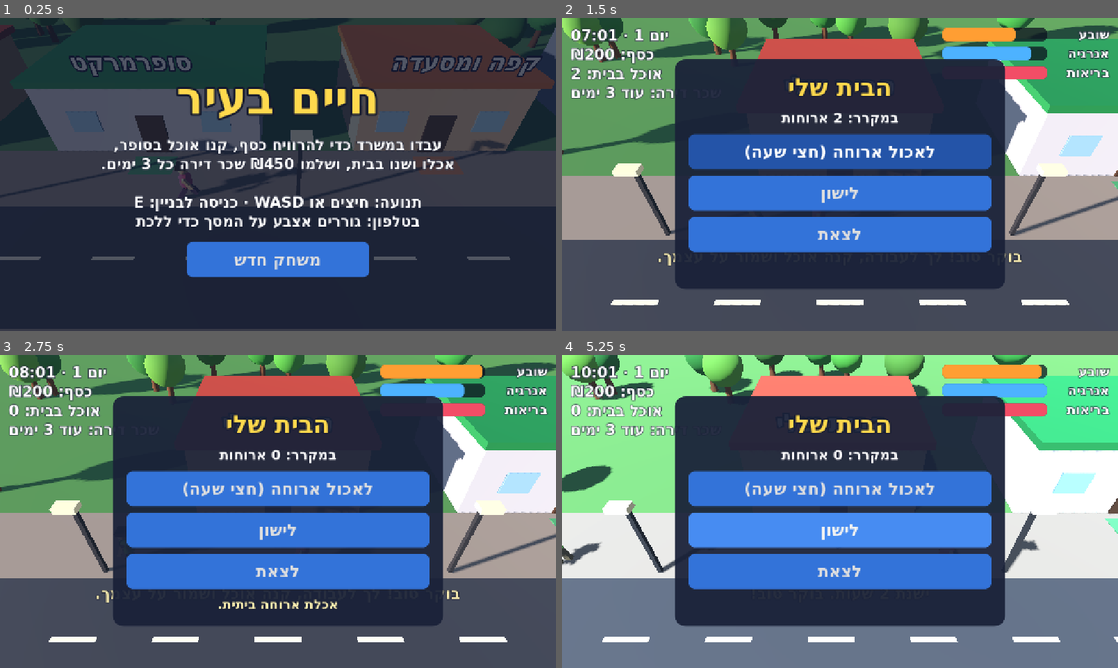
Above: before the commit, frames 1-4 (two rows, left to right).
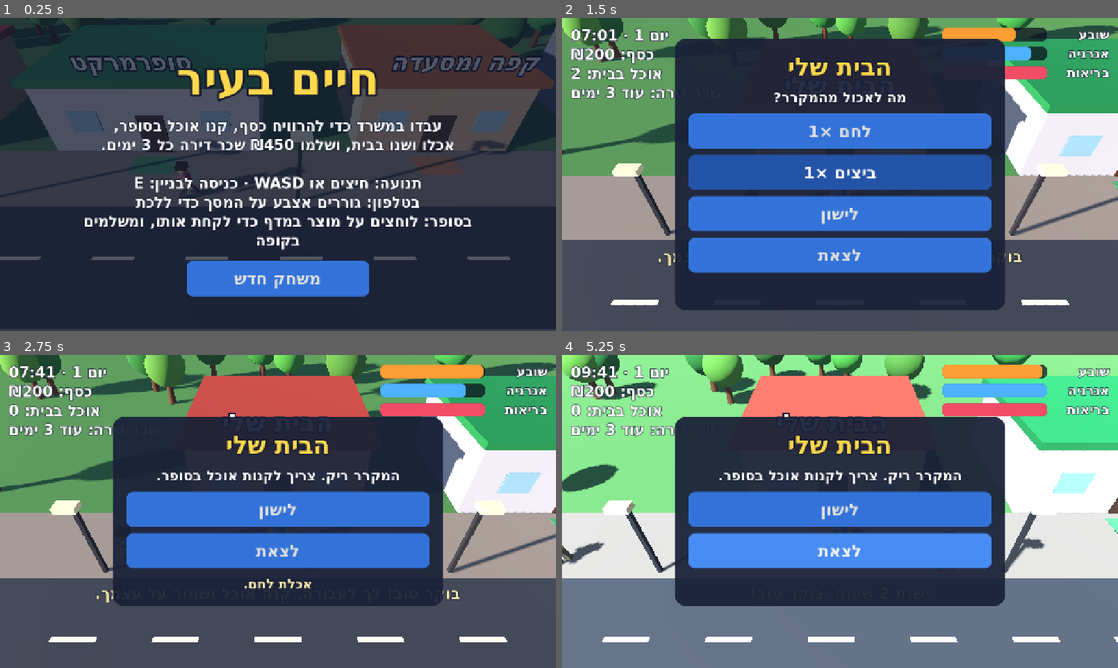
Above: after the commit, the same moments.

Repository: garyjoe/shneyor-games
Game: Godot game, scene res://main.tscn
Two runs of this game, one before a commit and one after it. Both use one fixed random seed, a clock stepped at 60 frames per second and the inputs below.
Inputs (mouse positions are in pixels of both pictures, inside the frame that each line leads up to):
- Up to frame 1 (0.25 s): no input
- Up to frame 2 (1.5 s): click "משחק חדש" at 0.5 s; tap Enter at 1.25 s; move the mouse to (962, 158) at 1.27 s; hold Right (ui_right) from 1.28 s (still down); tap E at 1.35 s; click (962, 158) at 1.42 s
- Up to frame 3 (2.75 s): tap Space at 1.52, 1.82 s; tap Enter at 1.55 s; release Right (ui_right) at 2 s; click (278, 489) at 2 s, where only the run before the commit has a clickable "לאכול ארוחה (חצי שעה)"
- Up to frame 4 (5.25 s): click "לישון" at 2.75 s; tap Space at 3.5, 4.35 s; drag from (728, 527) to (812, 574) at 3.52 s; move the mouse to (895, 442) at 4.27 s; hold Right (ui_right) 4.28-5 s; click (895, 442) at 4.42 s; tap E at 4.55 s; drag from (812, 574) to (673, 464) at 5.02 s

The runs differ from the first frame. In frame 1, 14% of the frame differs, in the area x 15-85%, y 16-90%; in frame 2, 28%, in the area x 20-80%, y 6-94%; in frame 3, 21%; in frame 4, 26%.

Commit message:
Life in the City: walk-in supermarket with products you pick by hand
The supermarket is now a room you walk around in. Each shelf holds one
product with its price; clicking or tapping an item within reach (or
pressing E next to it) puts it in your basket. You pay at the checkout,
can put items back, and cannot leave with unpaid goods.

Food is now individual products with different prices and nutrition
instead of generic meals, and at home you choose what to eat from the
fridge.

Co-Authored-By: Claude Fable 5.2 <noreply@anthropic.com>
Claude-Session: https://claude.ai/code/session_01Dt6dxQhnMkF2JMR9WrQUqG

Diff:
--- a/games/life-city/main.gd
+++ b/games/life-city/main.gd
@@ -7,7 +7,19 @@
 const RENT := 450
 const RENT_DAYS := 3
 const SHIFT_HOURS := 4.0
-const FRIDGE_MAX := 8
+const FRIDGE_MAX := 12
+const ITEM_SCALE := 1.5
+const STORE := Vector3(0, 0, -200)   # the supermarket interior lives far from the street
+const PRODUCTS: Array[Dictionary] = [
+	{"name": "לחם", "price": 9, "food": 22.0},
+	{"name": "גבינה", "price": 14, "food": 18.0},
+	{"name": "חלב", "price": 7, "food": 12.0},
+	{"name": "תפוח", "price": 3, "food": 8.0},
+	{"name": "פסטה", "price": 8, "food": 30.0},
+	{"name": "ביצים", "price": 13, "food": 28.0},
+	{"name": "עוף", "price": 32, "food": 55.0},
+	{"name": "שוקולד", "price": 7, "food": 10.0},
+]
 const SAVE_PATH := "user://life-city.cfg"
 
 enum State { MENU, PLAY, OVER }
@@ -24,6 +36,7 @@
 class Place:
 	var key: String
 	var title: String
+	var prompt: String
 	var door: Vector3
 	var open_from := 0.0
 	var open_to := 24.0
@@ -53,7 +66,14 @@
 var hunger := 70.0                 # 100 = full
 var energy := 85.0
 var health := 100.0
-var fridge := 2
+var fridge: Array[int] = []        # product ids waiting at home
+var basket: Array[Node3D] = []     # items picked off the shelves, not yet paid for
+var store_items: Array[Node3D] = []
+var inside := false                # walking around inside the supermarket
+var focus: Node3D                  # shelf item close enough to grab
+var reach := 0.0
+var basket_mesh: MeshInstance3D
+var press_pos := Vector2.INF
 var shifts := 0
 var wage := 40                     # per hour
 var over_reason := ""
@@ -85,7 +105,7 @@
 var panel: PanelContainer
 var panel_title: Label
 var panel_text: Label
-var panel_buttons: VBoxContainer
+var panel_buttons: GridContainer
 var panel_note: Label
 var toast: Label
 var toast_tween: Tween
@@ -180,6 +200,7 @@
 	var p := Place.new()
 	p.key = key
 	p.title = title
+	p.prompt = "להיכנס: " + title
 	p.door = Vector3(x, 0, front + 1.3)
 	p.open_from = open_from
 	p.open_to = open_to
@@ -296,6 +317,7 @@
 		n.root.position = Vector3(rng.randf_range(-38, 38), 0, 5.6 if k % 3 == 0 else rng.randf_range(-2.6, -2.0))
 		add_child(n.root)
 		npcs.append(n)
+	_build_store()
 
 
 func _make_person(shirt: Color, pants: Color, into: Person = null) -> Person:
@@ -357,11 +379,15 @@
 	player.add_child(cs)
 	_make_person(Color(0.2, 0.5, 0.95), Color(0.15, 0.2, 0.4), me)
 	player.add_child(me.root)
+	basket_mesh = _box(Vector3(0.5, 0.32, 0.38), Vector3(0, -0.85, 0.12), _mat(Color(0.85, 0.2, 0.2)), me.limbs[2])
+	basket_mesh.visible = false
 	add_child(player)
 	_reset_position()
 
 
 func _reset_position() -> void:
+	inside = false
+	_return_all()
 	player.position = places[0].door + Vector3(0, 0, 1.2)
 	player.velocity = Vector3.ZERO
 	me.root.rotation.y = 0.0
@@ -370,9 +396,10 @@
 
 ## Sun, sky and lamps follow the clock.
 func _apply_daylight() -> void:
-	var elevation := sin((clock - 6.0) / 12.0 * PI)          # 1 at noon, <0 at night
+	var hour := 12.0 if inside else clock                      # the shop is lit all day
+	var elevation := sin((hour - 6.0) / 12.0 * PI)          # 1 at noon, <0 at night
 	var light := clampf(elevation * 2.5 + 0.25, 0.0, 1.0)
-	sun.rotation_degrees = Vector3(-clampf(elevation, 0.12, 1.0) * 65.0, (clock - 12.0) * 9.0 - 25.0, 0)
+	sun.rotation_degrees = Vector3(-clampf(elevation, 0.12, 1.0) * 65.0, (hour - 12.0) * 9.0 - 25.0, 0)
 	sun.light_energy = 0.04 + light * 0.8
 	sun.light_color = Color(1.0, 0.72, 0.5).lerp(Color(1, 0.98, 0.93), clampf(elevation * 2.0, 0.0, 1.0))
 	var night_top := Color(0.03, 0.04, 0.12)
@@ -457,16 +484,15 @@
 
 # Actions -------------------------------------------------------------------
 
-func _eat_home() -> void:
-	if fridge <= 0:
-		_toast("המקרר ריק. צריך לקנות אוכל בסופר.")
-		_play("no")
-		return
-	fridge -= 1
-	hunger = minf(hunger + 45.0, 100.0)
-	_skip(0.5, "awake")
+func _eat(pid: int) -> void:
+	var at := fridge.find(pid)
+	if at < 0:
+		return
+	fridge.remove_at(at)
+	hunger = minf(hunger + float(PRODUCTS[pid]["food"]), 100.0)
+	_skip(0.33, "awake")
 	_play("eat")
-	_toast("אכלת ארוחה ביתית.")
+	_toast("אכלת %s." % PRODUCTS[pid]["name"])
 	_refresh_panel()
 
 
@@ -480,23 +506,6 @@
 		_skip(hours, "sleep")
 		_save()
 		_toast("ישנת %d שעות. בוקר טוב!" % int(hours)))
-
-
-func _buy(price: int, meals: int) -> void:
-	if money < price:
-		_toast("אין מספיק כסף.")
-		_play("no")
-		return
-	if fridge + meals > FRIDGE_MAX:
-		_toast("אין מקום במקרר (עד %d ארוחות)." % FRIDGE_MAX)
-		_play("no")
-		return
-	money -= price
-	fridge += meals
-	_skip(0.25, "awake")
-	_play("pay")
-	_toast("קנית אוכל. במקרר: %d ארוחות." % fridge)
-	_refresh_panel()
 
 
 func _cafe(price: int, food: float, boost: float, hours: float, msg: String) -> void:
@@ -583,6 +592,7 @@
 	var b := Button.new()
 	b.text = _h(text)
 	b.focus_mode = Control.FOCUS_NONE
+	b.size_flags_horizontal = Control.SIZE_EXPAND_FILL
 	b.pressed.connect(action)
 	panel_buttons.add_child(b)
 
@@ -601,13 +611,25 @@
 	else:
 		match p.key:
 			"home":
-				panel_text.text = _h("במקרר: %d ארוחות" % fridge)
-				_add_action("לאכול ארוחה (חצי שעה)", _eat_home)
+				panel_text.text = _h("המקרר ריק. צריך לקנות אוכל בסופר." if fridge.is_empty() else "מה לאכול מהמקרר?")
+				for pid in PRODUCTS.size():
+					var have := fridge.count(pid)
+					if have > 0:
+						_add_action("%s ×%d" % [PRODUCTS[pid]["name"], have], _eat.bind(pid))
 				_add_action("לישון", _sleep)
-			"market":
-				panel_text.text = _h("במקרר בבית: %d מתוך %d" % [fridge, FRIDGE_MAX])
-				_add_action("לחם וגבינה · ארוחה אחת · ₪25", _buy.bind(25, 1))
-				_add_action("סל קניות · 4 ארוחות · ₪90", _buy.bind(90, 4))
+			"checkout":
+				if basket.is_empty():
+					panel_text.text = _h("הסל ריק. קחו מוצרים מהמדפים.")
+				else:
+					var parts: PackedStringArray = []
+					for pid in PRODUCTS.size():
+						var have := _basket_count(pid)
+						if have > 0:
+							parts.append(_h("%s ×%d" % [PRODUCTS[pid]["name"], have]))
+					panel_text.text = " · ".join(parts) + "\n" + _h("סך הכול: ₪%d" % _basket_total())
+					_add_action("לשלם ₪%d" % _basket_total(), _pay)
+					_add_action("להחזיר מוצר אחד", _return_last)
+					_add_action("להחזיר הכול למדף", _return_all_action)
 			"cafe":
 				panel_text.text = _h("אוכלים כאן ועכשיו, בלי לחזור הביתה")
 				_add_action("ארוחה חמה · ₪55", _cafe.bind(55, 60.0, 0.0, 0.75, "אכלת ארוחה חמה. טעים!"))
@@ -618,8 +640,10 @@
 	var close := Button.new()
 	close.text = _h("לצאת")
 	close.focus_mode = Control.FOCUS_NONE
+	close.size_flags_horizontal = Control.SIZE_EXPAND_FILL
 	close.pressed.connect(_close_panel)
 	panel_buttons.add_child(close)
+	panel_buttons.columns = 2 if actions.size() > 4 else 1
 
 
 # ----------------------------------------------------------------- loop ----
@@ -649,11 +673,18 @@
 	var speed := WALK_SPEED * (0.6 if (energy < 15.0 or hunger < 10.0) else 1.0)
 	player.velocity = Vector3(input.x * speed, -4.0, input.y * speed)
 	player.move_and_slide()
-	player.position.x = clampf(player.position.x, -42.0, 42.0)
-	player.position.z = clampf(player.position.z, -5.6, 26.0)
+	if inside:
+		player.position.x = clampf(player.position.x, STORE.x - 10.8, STORE.x + 10.8)
+		player.position.z = clampf(player.position.z, STORE.z - 7.9, STORE.z + 8.2)
+	else:
+		player.position.x = clampf(player.position.x, -42.0, 42.0)
+		player.position.z = clampf(player.position.z, -5.6, 26.0)
 	if input.length_squared() > 0.01:
 		me.root.rotation.y = lerp_angle(me.root.rotation.y, atan2(input.x, input.y), 12.0 * delta)
 	_animate(me, input.length_squared() > 0.01, delta)
+	reach = maxf(reach - delta, 0.0)
+	if reach > 0.0:
+		me.limbs[3].rotation.x = -1.9          # arm stretched out to the shelf
 
 	if not walking:
 		return
@@ -663,6 +694,7 @@
 	for p in places:
 		if p.door.distance_to(player.position) < 2.2:
 			near = p
+	_update_focus()
 	_update_hud()
 
 
@@ -674,7 +706,7 @@
 	if state == State.MENU:
 		want = Vector3(sin(Time.get_ticks_msec() * 0.0002) * 14.0, 1.0, -3.0)
 	cam_focus = cam_focus.lerp(want, 1.0 - exp(-5.0 * delta))
-	cam.position = cam_focus + Vector3(0, 11.5, 13.0)
+	cam.position = cam_focus + (Vector3(0, 7.0, 6.5) if inside else Vector3(0, 11.5, 13.0))
 	cam.look_at(cam_focus)
 	pad.queue_redraw()
 
@@ -693,6 +725,14 @@
 	elif e is InputEventScreenDrag and e.index == stick_id:
 		stick_vec = ((e.position - pad.origin) / 110.0).limit_length(1.0)
 		pad.knob = stick_vec
+	elif e is InputEventMouseButton and e.button_index == MOUSE_BUTTON_LEFT:
+		# A click or tap that did not turn into a drag grabs the product under it.
+		if e.pressed:
+			press_pos = e.position
+		else:
+			if press_pos.distance_to(e.position) < 24.0:
+				_tap(e.position)
+			press_pos = Vector2.INF
 	elif e is InputEventKey and e.pressed and not e.echo:
 		var key: int = e.physical_keycode
 		if state != State.PLAY:
@@ -706,8 +746,11 @@
 				_close_panel()
 			elif key >= KEY_1 and key <= KEY_9 and key - KEY_1 < actions.size():
 				actions[key - KEY_1].call()
-		elif key in [KEY_E, KEY_ENTER, KEY_SPACE] and near != null:
-			_open_panel(near)
+		elif key in [KEY_E, KEY_ENTER, KEY_SPACE]:
+			if near != null:
+				_interact(near)
+			elif focus != null:
+				_pick(focus)
 
 
 # ---------------------------------------------------------- game states ----
@@ -719,7 +762,7 @@
 	hunger = 70.0
 	energy = 85.0
 	health = 100.0
-	fridge = 2
+	fridge = [0, 5]
 	shifts = 0
 	wage = 40
 	_begin()
@@ -737,7 +780,12 @@
 	hunger = float(cfg.get_value("life", "hunger", 70.0))
 	energy = float(cfg.get_value("life", "energy", 85.0))
 	health = float(cfg.get_value("life", "health", 100.0))
-	fridge = int(cfg.get_value("life", "fridge", 2))
+	fridge.clear()
+	var stored: Variant = cfg.get_value("life", "fridge", [])
+	if stored is Array:
+		for v: Variant in stored:
+			if int(v) >= 0 and int(v) < PRODUCTS.size():
+				fridge.append(int(v))
 	shifts = int(cfg.get_value("life", "shifts", 0))
 	wage = int(cfg.get_value("life", "wage", 40))
 	_begin()
@@ -790,6 +838,7 @@
 		"",
 		"תנועה: חיצים או WASD · כניסה לבניין: E",
 		"בטלפון: גוררים אצבע על המסך כדי ללכת",
+		"בסופר: לוחצים על מוצר במדף כדי לקחת אותו, ומשלמים בקופה",
 	]), buttons)
 
 
@@ -926,7 +975,7 @@
 	prompt.grow_vertical = Control.GROW_DIRECTION_BEGIN
 	prompt.pressed.connect(func() -> void:
 		if near != null:
-			_open_panel(near))
+			_interact(near))
 	prompt.visible = false
 	hud.add_child(prompt)
 
@@ -946,8 +995,9 @@
 	panel_text = _label(32)
 	panel_text.autowrap_mode = TextServer.AUTOWRAP_WORD_SMART
 	pv.add_child(panel_text)
-	panel_buttons = VBoxContainer.new()
-	panel_buttons.add_theme_constant_override("separation", 14)
+	panel_buttons = GridContainer.new()
+	panel_buttons.add_theme_constant_override("h_separation", 14)
+	panel_buttons.add_theme_constant_override("v_separation", 14)
 	pv.add_child(panel_buttons)
 	panel_note = _label(30, Color(1.0, 0.95, 0.7))
 	panel_note.autowrap_mode = TextServer.AUTOWRAP_WORD_SMART
@@ -1006,15 +1056,17 @@
 	info_label.text = "\n".join([
 		_h("יום %d · %s" % [day, _time_text(clock)]),
 		_h("כסף: ₪%d" % money),
-		_h("אוכל בבית: %d" % fridge),
+		_h("אוכל בבית: %d" % fridge.size()),
 		_h("שכר דירה: %s" % rent_when),
+		_h("בסל: %d מוצרים · ₪%d" % [basket.size(), _basket_total()]) if inside else "",
 	])
+	basket_mesh.visible = not basket.is_empty()
 	(bars["hunger"] as ProgressBar).value = hunger
 	(bars["energy"] as ProgressBar).value = energy
 	(bars["health"] as ProgressBar).value = health
 	prompt.visible = playing and near != null and open_place == null and not busy
 	if prompt.visible:
-		prompt.text = _h("להיכנס: %s" % near.title)
+		prompt.text = _h(near.prompt)
 
 
 func _toast(text: String) -> void:
@@ -1056,6 +1108,7 @@
 		"eat": _tone(300, 420, 0.25, 0.3),
 		"pay": _tone(880, 1320, 0.3, 0.25),
 		"no": _tone(220, 150, 0.3, 0.3),
+		"pick": _tone(620, 760, 0.1, 0.25),
 	}
 	for key: String in defs:
 		var p := AudioStreamPlayer.new()
@@ -1066,3 +1119,275 @@
 
 func _play(key: String) -> void:
 	(sfx[key] as AudioStreamPlayer).play()
+
+
+# ---------------------------------------------------------- supermarket ----
+
+func _ball(radius: float, pos: Vector3, mat: Material, parent: Node, squash: Vector3 = Vector3.ONE) -> void:
+	var mesh := SphereMesh.new()
+	mesh.radius = radius
+	mesh.height = radius * 2.0
+	mesh.radial_segments = 12
+	mesh.rings = 6
+	var mi := MeshInstance3D.new()
+	mi.mesh = mesh
+	mi.material_override = mat
+	mi.position = pos
+	mi.scale = squash
+	parent.add_child(mi)
+
+
+## A small model for each product, sitting on y = 0.
+func _product_node(pid: int) -> Node3D:
+	var n := Node3D.new()
+	match pid:
+		0:  # bread
+			_ball(0.2, Vector3(0, 0.17, 0), _mat(Color(0.72, 0.48, 0.22)), n, Vector3(1.0, 0.85, 1.9))
+		1:  # cheese
+			_box(Vector3(0.42, 0.24, 0.34), Vector3(0, 0.12, 0), _mat(Color(0.98, 0.8, 0.2)), n)
+		2:  # milk carton
+			_box(Vector3(0.24, 0.42, 0.24), Vector3(0, 0.21, 0), _mat(Color(0.95, 0.95, 0.97)), n)
+			_box(Vector3(0.25, 0.12, 0.25), Vector3(0, 0.46, 0), _mat(Color(0.2, 0.45, 0.9)), n)
+		3:  # apple
+			_ball(0.19, Vector3(0, 0.19, 0), _mat(Color(0.85, 0.12, 0.12)), n)
+			_box(Vector3(0.03, 0.1, 0.03), Vector3(0, 0.4, 0), _mat(Color(0.3, 0.2, 0.1)), n)
+		4:  # pasta box
+			_box(Vector3(0.3, 0.46, 0.14), Vector3(0, 0.23, 0), _mat(Color(0.15, 0.3, 0.7)), n)
+			_box(Vector3(0.2, 0.18, 0.15), Vector3(0, 0.26, 0), _mat(Color(0.98, 0.82, 0.4)), n)
+		5:  # egg carton
+			_box(Vector3(0.48, 0.14, 0.3), Vector3(0, 0.07, 0), _mat(Color(0.5, 0.45, 0.36)), n)
+			for k in 3:
+				_ball(0.07, Vector3(-0.15 + k * 0.15, 0.16, 0), _mat(Color(0.97, 0.93, 0.85)), n, Vector3(1, 1.2, 1))
+		6:  # chicken on a tray
+			_box(Vector3(0.5, 0.06, 0.36), Vector3(0, 0.03, 0), _mat(Color(0.9, 0.9, 0.9)), n)
+			_ball(0.17, Vector3(0, 0.17, 0), _mat(Color(0.95, 0.72, 0.6)), n, Vector3(1.3, 0.8, 1.0))
+		_:  # chocolate bar
+			_box(Vector3(0.42, 0.08, 0.24), Vector3(0, 0.04, 0), _mat(Color(0.35, 0.18, 0.08)), n)
+			_box(Vector3(0.2, 0.085, 0.245), Vector3(-0.08, 0.04, 0), _mat(Color(0.75, 0.1, 0.15)), n)
+	return n
+
+
+func _shelf(pid: int, pos: Vector3) -> void:
+	var wood := _mat(Color(0.4, 0.29, 0.2))
+	_box(Vector3(3.4, 1.0, 1.0), pos + Vector3(0, 0.5, 0), wood)
+	_box(Vector3(3.4, 1.3, 0.15), pos + Vector3(0, 1.65, -0.42), _mat(Color(0.16, 0.34, 0.55)))
+	_solid(Vector3(3.4, 2.0, 1.0), pos + Vector3(0, 1.0, 0))
+	var tag := Label3D.new()
+	tag.text = _h("%s ₪%d" % [PRODUCTS[pid]["name"], PRODUCTS[pid]["price"]])
+	tag.font = font
+	tag.font_size = 64
+	tag.pixel_size = 0.01
+	tag.outline_size = 16
+	tag.outline_modulate = Color(0.05, 0.1, 0.2)
+	tag.position = pos + Vector3(0, 1.75, -0.32)
+	add_child(tag)
+	for k in 4:
+		var item := _product_node(pid)
+		item.position = pos + Vector3(-1.2 + k * 0.8, 1.0, 0.12)
+		item.scale = Vector3.ONE * ITEM_SCALE
+		item.set_meta("pid", pid)
+		item.set_meta("home", item.position)
+		add_child(item)
+		store_items.append(item)
+
+
+func _build_store() -> void:
+	_box(Vector3(24, 1, 18), STORE + Vector3(0, -0.5, 0), _mat(Color(0.5, 0.47, 0.42)))
+	_solid(Vector3(24, 1, 18), STORE + Vector3(0, -0.5, 0))
+	var wall := _mat(Color(0.6, 0.66, 0.62))
+	_box(Vector3(24, 5, 0.5), STORE + Vector3(0, 2.5, -8.75), wall)
+	_solid(Vector3(24, 5, 0.5), STORE + Vector3(0, 2.5, -8.75))
+	for side: float in [-1.0, 1.0]:
+		_box(Vector3(0.5, 5, 18), STORE + Vector3(side * 11.75, 2.5, 0), wall)
+		_solid(Vector3(0.5, 5, 18), STORE + Vector3(side * 11.75, 2.5, 0))
+	var slots: Array[Vector3] = [
+		Vector3(-8, 0, -7.6), Vector3(-4, 0, -7.6), Vector3(0, 0, -7.6), Vector3(4, 0, -7.6), Vector3(8, 0, -7.6),
+		Vector3(1, 0, -1.5), Vector3(5, 0, -1.5), Vector3(9, 0, -1.5),
+	]
+	for pid in PRODUCTS.size():
+		_shelf(pid, STORE + slots[pid])
+
+	# Checkout: counter, till, cashier, and a mat to stand on.
+	var desk := STORE + Vector3(-7, 0, 3.4)
+	_box(Vector3(3.6, 1.1, 1.2), desk + Vector3(0, 0.55, 0), _mat(Color(0.3, 0.33, 0.4)))
+	_solid(Vector3(3.6, 1.1, 1.2), desk + Vector3(0, 0.55, 0))
+	_box(Vector3(0.7, 0.5, 0.6), desk + Vector3(-1.0, 1.35, 0), _mat(Color(0.15, 0.15, 0.18)))
+	var cashier := _make_person(Color(0.15, 0.6, 0.35), Color(0.2, 0.2, 0.25))
+	cashier.root.position = desk + Vector3(0, 0, -1.3)
+	add_child(cashier.root)
+	_sign("קופה", desk + Vector3(0, 3.2, -1.3), 72)
+	_box(Vector3(2.4, 0.04, 1.4), desk + Vector3(0, 0.03, 1.7), _mat(Color(0.95, 0.75, 0.2)))
+	var till := Place.new()
+	till.key = "checkout"
+	till.title = "קופה"
+	till.prompt = "לשלם בקופה"
+	till.door = desk + Vector3(0, 0, 1.7)
+	places.append(till)
+
+	_box(Vector3(2.6, 0.04, 1.4), STORE + Vector3(0, 0.03, 7.9), _mat(Color(0.25, 0.7, 0.4)))
+	var out := Place.new()
+	out.key = "store_exit"
+	out.title = "יציאה"
+	out.prompt = "לצאת מהסופר"
+	out.door = STORE + Vector3(0, 0, 7.9)
+	places.append(out)
+
+
+func _interact(p: Place) -> void:
+	if busy or state != State.PLAY:
+		return
+	match p.key:
+		"market":
+			if not _is_open(p):
+				_toast("הסופר סגור. פתוח בין %s ל-%s." % [_time_text(p.open_from), _time_text(p.open_to)])
+				_play("no")
+				return
+			inside = true
+			for item in store_items:
+				item.visible = true
+			player.position = STORE + Vector3(0, 0, 5.5)
+			me.root.rotation.y = PI
+			cam_focus = player.position
+			near = null
+			_play("door")
+			_apply_daylight()
+			_toast("לחצו על מוצר במדף כדי לקחת אותו. משלמים בקופה.")
+		"store_exit":
+			if not basket.is_empty():
+				_toast("קודם משלמים בקופה, או מחזירים את המוצרים למדף.")
+				_play("no")
+				return
+			inside = false
+			focus = null
+			for place in places:
+				if place.key == "market":
+					player.position = place.door + Vector3(0, 0, 1.2)
+			me.root.rotation.y = 0.0
+			cam_focus = player.position
+			near = null
+			_play("door")
+			_apply_daylight()
+			_update_hud()
+		_:
+			_open_panel(p)
+
+
+func _basket_total() -> int:
+	var total := 0
+	for item in basket:
+		total += int(PRODUCTS[int(item.get_meta("pid"))]["price"])
+	return total
+
+
+func _basket_count(pid: int) -> int:
+	var count := 0
+	for item in basket:
+		if int(item.get_meta("pid")) == pid:
+			count += 1
+	return count
+
+
+func _on_shelf(item: Node3D) -> bool:
+	return item.visible and not basket.has(item)
+
+
+## The nearest shelf item within arm's reach gets a little "pick me" bump.
+func _update_focus() -> void:
+	focus = null
+	if not inside:
+		return
+	var best := 2.3
+	var hand := player.position + Vector3(0, 1.0, 0)
+	for item in store_items:
+		item.scale = Vector3.ONE * ITEM_SCALE
+		if not _on_shelf(item):
+			continue
+		var d := hand.distance_to(item.get_meta("home"))
+		if d < best:
+			best = d
+			focus = item
+	if focus != null:
+		focus.scale = Vector3.ONE * ITEM_SCALE * 1.3
+
+
+## Click/tap position (canvas coordinates) -> the shelf item drawn under it.
+func _tap(pos: Vector2) -> void:
+	if not inside or state != State.PLAY or open_place != null or busy:
+		return
+	var hit: Node3D
+	var best := 70.0
+	for item in store_items:
+		if not _on_shelf(item):
+			continue
+		var world: Vector3 = item.get_meta("home") + Vector3(0, 0.2, 0)
+		if cam.is_position_behind(world):
+			continue
+		var d := cam.unproject_position(world).distance_to(pos)
+		if d < best:
+			best = d
+			hit = item
+	if hit == null:
+		return
+	if (player.position + Vector3(0, 1.0, 0)).distance_to(hit.get_meta("home")) > 3.0:
+		_toast("צריך להתקרב למדף כדי לקחת.")
+		return
+	_pick(hit)
+
+
+func _pick(item: Node3D) -> void:
+	if not _on_shelf(item):
+		return
+	if fridge.size() + basket.size() >= FRIDGE_MAX:
+		_toast("אין יותר מקום במקרר בבית (עד %d מוצרים)." % FRIDGE_MAX)
+		_play("no")
+		return
+	basket.append(item)
+	reach = 0.35
+	var to_item: Vector3 = item.get_meta("home") - player.position
+	me.root.rotation.y = atan2(to_item.x, to_item.z)
+	_play("pick")
+	var pid := int(item.get_meta("pid"))
+	_toast("לקחת %s · ₪%d" % [PRODUCTS[pid]["name"], PRODUCTS[pid]["price"]])
+	var tw := create_tween()
+	tw.tween_property(item, "position", player.position + Vector3(0, 1.0, 0), 0.25)
+	tw.tween_callback(func() -> void:
+		item.visible = false
+		item.position = item.get_meta("home")
+		item.scale = Vector3.ONE * ITEM_SCALE)
+	_update_hud()
+
+
+func _pay() -> void:
+	var total := _basket_total()
+	if money < total:
+		_toast("אין מספיק כסף (חסרים ₪%d). החזירו משהו למדף." % (total - money))
+		_play("no")
+		return
+	money -= total
+	for item in basket:
+		fridge.append(int(item.get_meta("pid")))
+	var bought := basket.size()
+	basket.clear()
+	_skip(0.25, "awake")
+	_play("pay")
+	_toast("שילמת ₪%d על %d מוצרים. הם יחכו לך במקרר בבית." % [total, bought])
+	_refresh_panel()
+
+
+func _return_last() -> void:
+	if basket.is_empty():
+		return
+	var item: Node3D = basket.pop_back()
+	item.visible = true
+	_refresh_panel()
+
+
+func _return_all() -> void:
+	for item in basket:
+		item.visible = true
+	basket.clear()
+
+
+func _return_all_action() -> void:
+	_return_all()
+	_refresh_panel()
